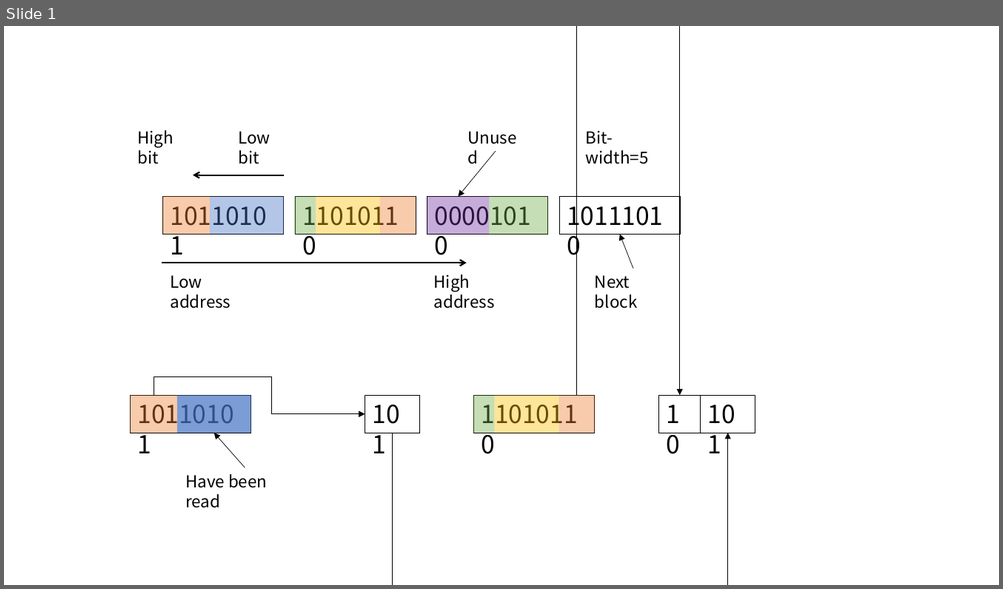
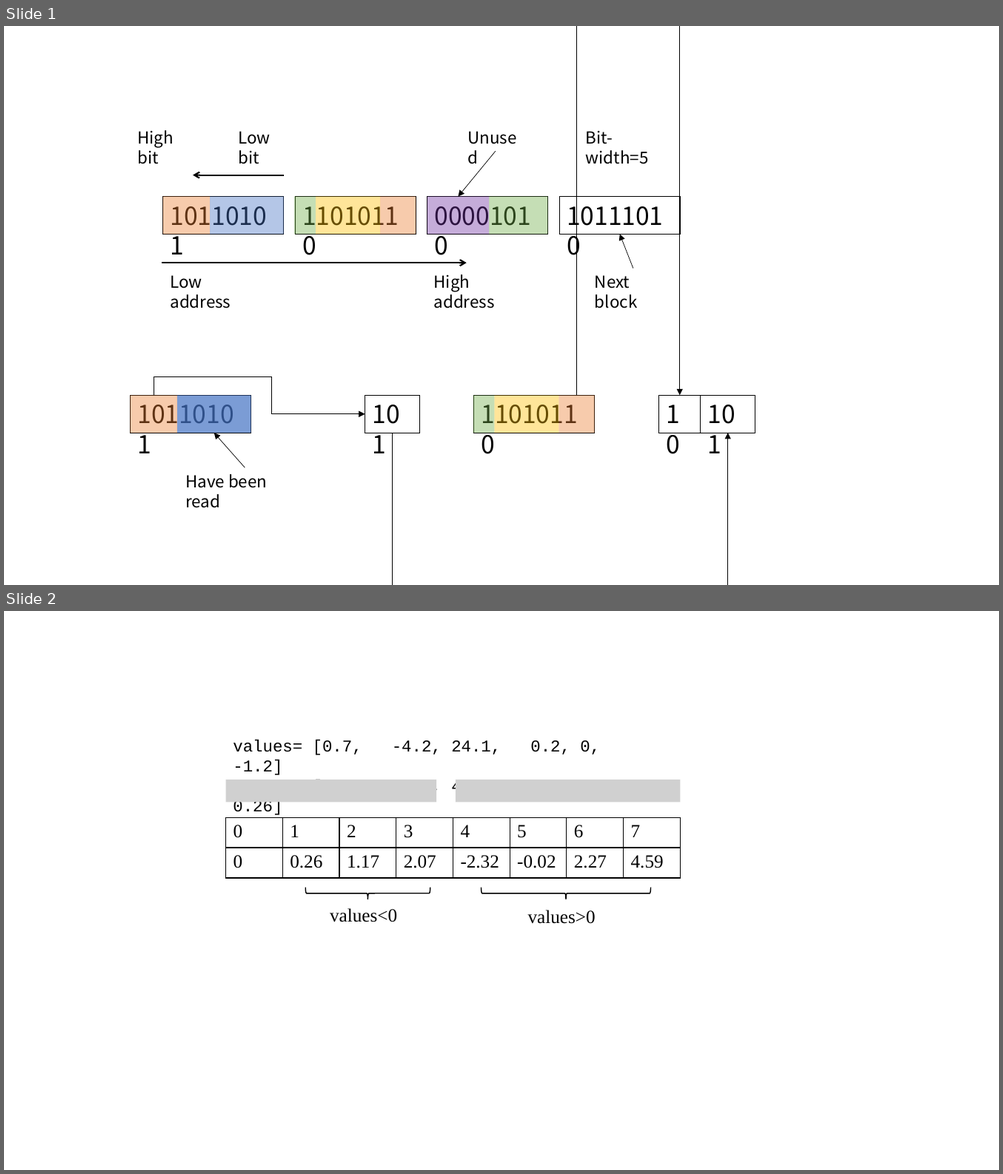
Before and after one commit to hmpthz/CSGY6913-WebSearch, a slide deck: doc/figures/figure.pptx. Shown one above the other, each under a label of ours: slide 1 before the commit, slides 1 and 2 after it. The pictures are 1003x589 and 1003x1174 pixels, drawn with LibreOffice and Linux fonts; fonts in the diff are those of the drawing; grey boxes stand for pictures. Boxes give left, top, right and bottom in pixels: in the first picture for what was removed or moved away, otherwise in the second. Text is boxed around its words. In the diff, an @@ line names an element or a change of style, - is before the commit and + after.

```diff
--- a/doc/figures/figure.pptx
+++ b/doc/figures/figure.pptx
@@ slide 2 added at bbox=[4, 611, 999, 1170], background #FFFFFF @@
@@ text added at bbox=[233, 740, 600, 815], 16 pt, text #000000 @@
+values= [0.7, -4.2, 24.1, 0.2, 0, -1.2]
+exps= [-0.51, 2.07, 4.59, -2.32, 0, 0.26]
@@ picture added at bbox=[225, 780, 436, 802] @@
@@ picture added at bbox=[455, 780, 680, 802] @@
@@ table added at bbox=[225, 817, 679, 878], 2 rows, 8 columns @@
+0 | 1 | 2 | 3 | 4 | 5 | 6 | 7
+0 | 0.26 | 1.17 | 2.07 | -2.32 | -0.02 | 2.27 | 4.59
@@ left brace added at bbox=[305, 888, 430, 900], outline #000000 1 pt @@
@@ left brace added at bbox=[481, 888, 651, 900], outline #000000 1 pt @@
@@ text added at bbox=[330, 908, 397, 923], 18 pt, text #000000 @@
+values<0
@@ text added at bbox=[528, 910, 595, 924], 18 pt, text #000000 @@
+values>0
```
Also in this commit, not shown: 4 other files.
